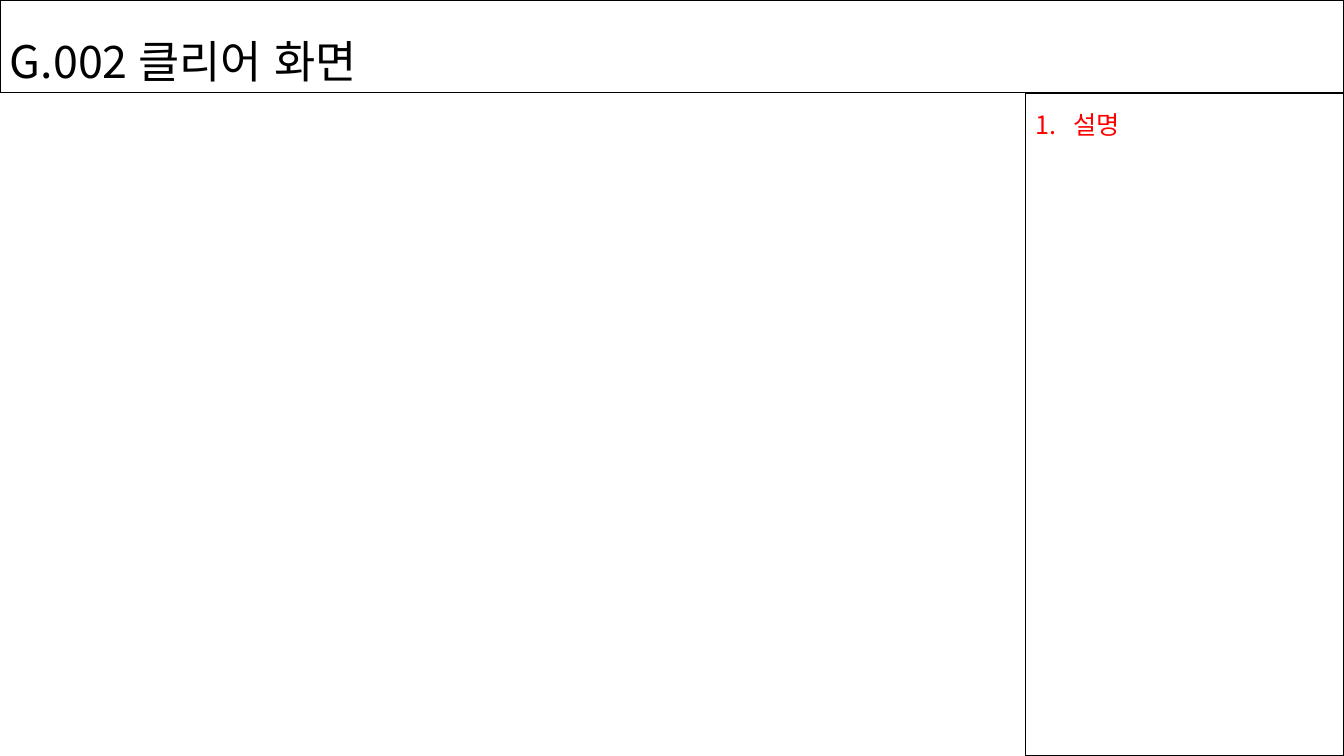
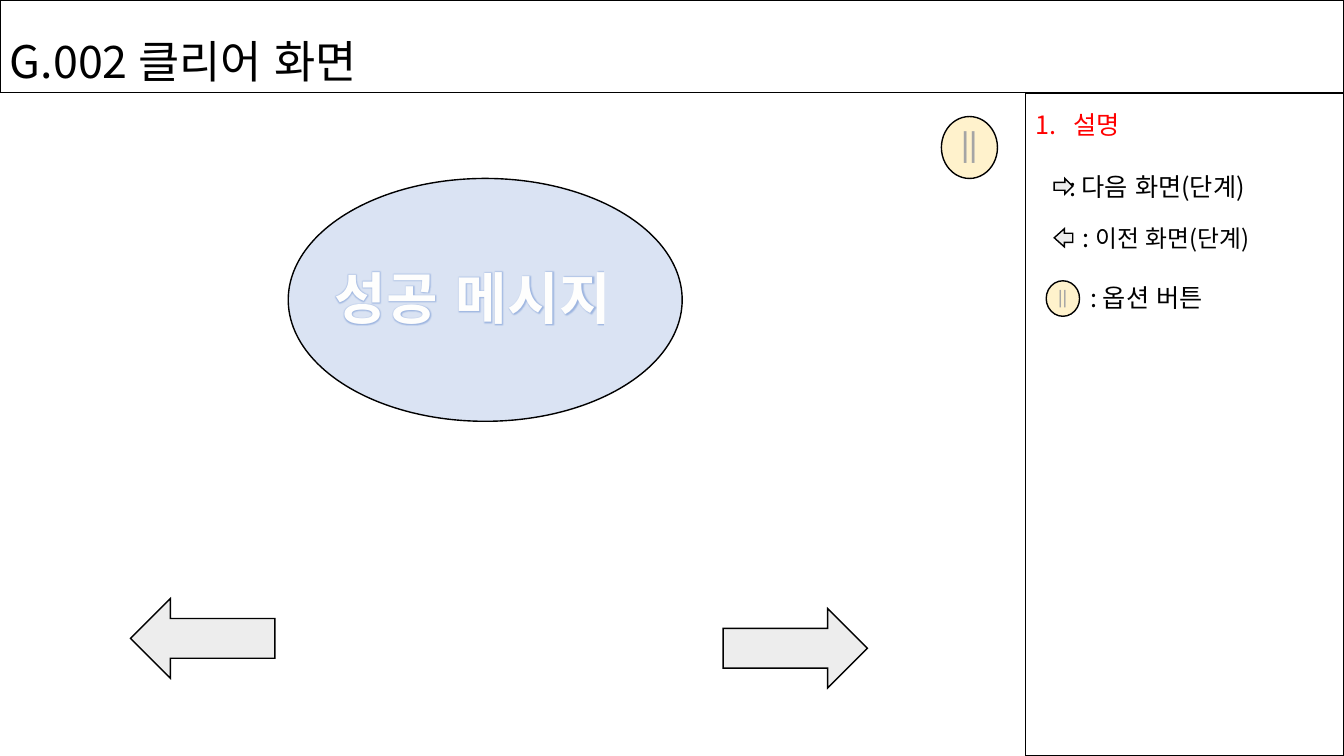
Before and after one commit to minwns11/WarDron, a slide deck: slide 4 of doc/게임화면(문혜원)/화면설계서_게임화면(문혜원).pptx (slide 3 before the commit). Drawn at 1344x756 pixels with LibreOffice and Linux fonts; fonts in the diff are those of the drawing. Boxes give left, top, right and bottom in pixels: in the first picture for what was removed or moved away, otherwise in the second. Text is boxed around its words. In the diff, an @@ line names an element or a change of style, - is before the commit and + after.

Commit message:
Add files via upload

```diff
--- a/doc/게임화면(문혜원)/화면설계서_게임화면(문혜원).pptx
+++ b/doc/게임화면(문혜원)/화면설계서_게임화면(문혜원).pptx
@@ ellipse added at (942, 117, 998, 178), fill #FFF2CC, outline #000000 1 pt @@
@@ text added at (951, 122, 988, 166), 20 pt, text #A5A5A5, bold @@
+||
@@ ellipse added at (288, 178, 683, 421), fill #DAE3F3, outline #000000 1 pt @@
@@ right arrow added at (1055, 178, 1073, 195), fill #EDEDED, outline #000000 1 pt @@
@@ text added at (1082, 175, 1245, 201), 18 pt, text #000000 @@
+: 다음 화면(단계)
@@ right arrow added at (1055, 229, 1073, 247), fill #EDEDED, outline #000000 1 pt @@
@@ text added at (1095, 227, 1250, 252), 17 pt, text #000000 @@
+: 이전 화면(단계)
@@ text added at (335, 272, 611, 325), 40 pt, text #FEFEFE, bold @@
+성공 메시지
@@ ellipse added at (1047, 281, 1080, 317), fill #FFF2CC, outline #000000 1 pt @@
@@ text added at (1049, 283, 1079, 313), 11 pt, text #A5A5A5, bold @@
+||
@@ text added at (1103, 286, 1202, 309), 18 pt, text #000000 @@
+: 옵션 버튼
@@ right arrow added at (131, 599, 275, 679), fill #EDEDED, outline #000000 1 pt @@
@@ right arrow added at (723, 609, 867, 689), fill #EDEDED, outline #000000 1 pt @@
```
Also in this commit, not shown: 3 other slides changed, 1 slide added.
